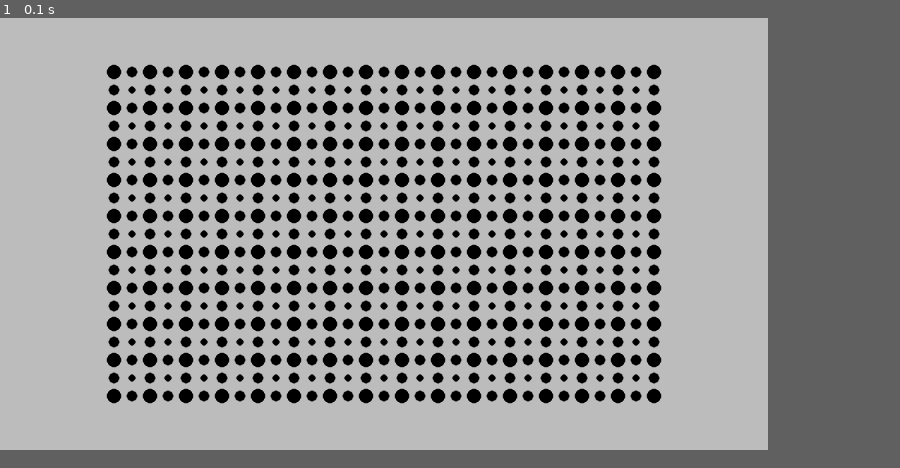
Above: before the commit, frame 1.
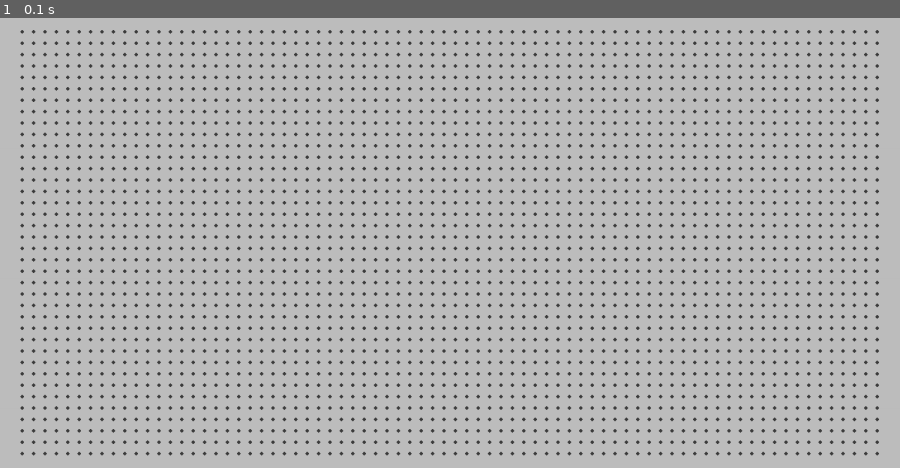
Above: after the commit, the same moment.

Repository: killermelon1458/DotsAndBoxes
Game: pygame game, started from DotsAndBoxes.py
The game is run twice, just before and just after one commit, with the same random seed, the same clock (stepped at 60 frames per second) and the same inputs.
Inputs:
- Up to frame 1 (0.1 s): no input
In our replay, the window is 768x432 before the commit and 900x450 after it. These sizes can differ from the game's own. Grey fills any space a smaller window leaves; there, only what the larger window draws over its background counts as a difference.

The runs differ from the first frame. In frame 1, 22% of the frame differs, in the area x 2-98%, y 2-98%.

Commit message:
Functional demo of clicking placing a line and boxes being enclosed by the color of the last placed line, not playable yet

Diff:
--- a/DotsAndBoxes.py
+++ b/DotsAndBoxes.py
@@ -4,46 +4,50 @@
 import random
 
 class lineAndHitBox:
-    def __init__(self, box, diamond, orientation):
+    def __init__(self, box,outline, diamond, orientation):
         self.line = box
+        self.outline = outline
         self.hitbox = diamond
         self.orientation = orientation
         if self.hitbox.getOrientation() == None:
             self.hitbox.setOrientation(orientation)
-
-
-
-
-    def lineExists(self):
-        return self.line.exists()
+        self.exists = False
+
+
+    def setExists(self, exists):
+        self.line.setExists(exists)
+        self.outline.setExists(exists)
+        self.exists = True
+
+    def doesExist(self):
+        return self.line.doesExist()
 
     def isin(self,click):
         return self.hitbox.isin(click)
 
     def setColor(self,color):
-        self.line.setColor(color)
+        if self.doesExist():
+            pass
+        else:
+            self.line.setColor(color)
+
+    def getColor(self):
+        return self.line.getColor()
 
     def draw(self, win):
+        self.outline.draw(win)
         self.line.draw(win)
+
 
     def getCenter(self):
         return self.line.getCenter()
     def testDraw(self, win):
         self.line.color =  'black'
-        self.hitbox.color = random.choice(['yellow','red','blue','green','orange','purple'])
-        self.hitbox.draw(win)
+        #color = random.choice(['yellow','red','blue','green','orange','purple','white','tan','brown','teal','lavender'])
+        self.hitbox.draw(win,randomRGB())
         self.line.draw(win)
-def main():
-    pygame.init()
-    width =1280
-    height = 720
-
-    win = pygame.display.set_mode((width,height))
-    numCols = 15
-    numRows = 9
-
-    maxSquares = max(numCols, numRows)
-    minRes =min(width, height)
+
+def calcSpacing(width,height,numCols,numRows):
     resRatio = width/height
     dotsRatio = numCols/numRows
 
@@ -52,23 +56,24 @@
         spacing = round( width/ (numCols + 3))
     elif resRatio >= dotsRatio:
         spacing = round( height/ (numRows + 3))
+    return spacing
+
+def makeDotPoints(width,height,numCols,numRows,spacing):
 
     left = (width - (numCols * spacing)) // 2
     top = (height - (numRows * spacing)) // 2
-    halfSpace = round(spacing/2)
-    clock = pygame.time.Clock()
-    click = (None,None)
-    draw = True
+
     LoDots = [[None for _ in range(numCols + 1)] for _ in range(numRows + 1)]
 
-    LoDia = [[] for _ in range((maxSquares * 2) + 1)]
 
     for row in range(numRows + 1):
         for col in range(numCols + 1):
             x = left + col * spacing
             y = top  + row * spacing
             LoDots[row][col] = (x, y)
-
+    return LoDots
+
+def calcPoints(LoDots,numCols,numRows):
     LoXMids = [[None for _ in range(numCols)] for _ in range(numRows + 1)]
 
     for row in range(numRows + 1):
@@ -95,7 +100,6 @@
             )
             current = LoDots[row][col]
 
-
     LoCenters = [[None for _ in range(numCols)] for _ in range(numRows)]
 
     for row in range(numRows):
@@ -107,41 +111,152 @@
             center_x = (c1[0] + c2[0] + c3[0] + c4[0]) / 4.0
             center_y = (c1[1] + c2[1] + c3[1] + c4[1]) / 4.0
             LoCenters[row][col] = (center_x, center_y)
+    return LoXMids,LoYMids,LoCenters
+
+def createLines(LoPoints,spacing,orient):
+    halfSpace = round(spacing/2)
+    LoLines= []
+    LoOutlines = []
+    for i in range(len(LoPoints)):
+        row = []
+        outRow = []
+        for j in range(len(LoPoints[i])):
+            dia =diamond.init_center(LoPoints[i][j],spacing-2)
+            dia.setOrientation(orient)
+            if orient == 'level':
+                line = box((LoPoints[i][j][0],LoPoints[i][j][1]),spacing,.15*spacing)
+                outline = box((LoPoints[i][j][0],LoPoints[i][j][1]),spacing,.15*spacing+2)
+                outline.setColor('black')
+            elif orient == 'plumb':
+                line = box((LoPoints[i][j][0],LoPoints[i][j][1]),.15*spacing,spacing)
+                outline = box((LoPoints[i][j][0],LoPoints[i][j][1]),.15*spacing+2,spacing)
+                outline.setColor('black')
+            else:
+                raise ValueError("orient needs to be 'level' or 'plumb'")
+            stick = lineAndHitBox(line,outline,dia,orient)
+
+            row.append(stick)
+
+        LoLines.append(row)
+
+    return LoLines
+def createBoxes(LoCenters,spacing):
+    LoSquares =[]
+    for i in range(len(LoCenters)):
+        row =[]
+        for j in range(len(LoCenters[i])):
+            row.append(box(LoCenters[i][j],spacing,spacing))
+        LoSquares.append(row)
+    return LoSquares
+
+def randomRGB():
+    r= random.choice(range(255))
+    g= random.choice(range(255))
+    b= random.choice(range(255))
+    return (r,g,b)
+
+def drawDots(LoDots,win,spacing):
+    for i in range(len(LoDots)):
+        for j in range(len(LoDots[i])):
+            x = LoDots[i][j][0]
+            y = LoDots[i][j][1]
+            pygame.draw.circle(win, 'black', (x,y), int(.2*spacing), 0)
+    for i in range(len(LoDots)):
+        for j in range(len(LoDots[i])):
+            x = LoDots[i][j][0]
+            y = LoDots[i][j][1]
+            pygame.draw.circle(win, (61, 61, 61), (x,y), int(.179*spacing), 0)
+
+def cliclStick(LoSticks,click,color):
+    for i in range(len(LoSticks)):
+        for j in range(len(LoSticks[i])):
+            if LoSticks[i][j].isin(click):
+                LoSticks[i][j].setColor(color)
+                LoSticks[i][j].setExists(True)
+
+def drawSticks(LoSticks,win):
+    for i in range(len(LoSticks)):
+        for j in range(len(LoSticks[i])):
+            if LoSticks[i][j].doesExist():
+                LoSticks[i][j].draw(win)
+
+def checkBoxEnclosed(LoLevelSticks,LoPlumbSticks,LoSquares,turn):
+    for row in range(len(LoSquares)):
+        for col in range(len(LoSquares[row])):
+            if not LoSquares[row][col].doesExist():
+                if LoLevelSticks[row][col].doesExist() and LoLevelSticks[row+1][col].doesExist()\
+                and LoPlumbSticks[row][col].doesExist() and LoPlumbSticks[row][col+1].doesExist():
+                    LoSquares[row][col].setExists(True)
+                    #if turn == LoLevelSticks[row][col].getColor() or turn == LoLevelSticks[row+1][col].getColor()\
+                    #or turn == LoPlumbSticks[row][col].getColor() or turn == LoPlumbSticks[row][col+1].getColor():
+                    LoSquares[row][col].setColor(turn)
+
+def drawSquares(LoSquares,win):
+    for row in range(len(LoSquares)):
+        for col in range(len(LoSquares[row])):
+            if LoSquares[row][col].doesExist():
+                LoSquares[row][col].draw(win)
+
+
+
+def main():
+
+    width =1500
+    height = 750
+
+    numCols = 75
+    numRows = 37
+    spacing = calcSpacing(width,height,numCols,numRows)
+    LoDots = makeDotPoints(width,height,numCols,numRows,spacing)
+    [LoXMids,LoYMids,LoCenters] =calcPoints(LoDots,numCols,numRows)
+    LoLevelSticks = createLines(LoXMids,spacing,'level')
+    LoPlumbSticks = createLines(LoYMids,spacing,'plumb')
+    LoSquares = createBoxes(LoCenters,spacing)
+
+    pygame.init()
+    win = pygame.display.set_mode((width,height))
+    clock = pygame.time.Clock()
+    click = (0,0)
     running = True
+
+    draw = True
     while running:
         for event in pygame.event.get():
             if event.type == pygame.QUIT:
                 running = False
+
             elif event.type == pygame.MOUSEBUTTONDOWN:
                 draw = True
                 click = event.pos
             elif event.type == pygame.MOUSEBUTTONUP:
-                click = (None,None)
-            win.fill('grey')
+                draw = False
+                click = (0,0)
+
+
+
             if draw:
-                for i in range(len(LoDots)):
-                    for j in range(len(LoDots[i])):
-                        x = LoDots[i][j][0]
-                        y = LoDots[i][j][1]
-                        pygame.draw.circle(win, 'black', (x,y), int(.2*spacing), 0)
-                for i in range(len(LoXMids)):
-                    for j in range(len(LoXMids[i])):
-                        x = LoXMids[i][j][0]
-                        y = LoXMids[i][j][1]
-                        pygame.draw.circle(win, 'black', (x,y), int(.15*spacing), 0)
-                for i in range(len(LoYMids)):
-                    for j in range(len(LoYMids[i])):
-                        x = LoYMids[i][j][0]
-                        y = LoYMids[i][j][1]
-                        pygame.draw.circle(win, 'black', (x,y), int(.15*spacing), 0)
-                for i in range(len(LoCenters)):
-                    for j in range(len(LoCenters[i])):
-                        x = LoCenters[i][j][0]
-                        y = LoCenters[i][j][1]
-                        pygame.draw.circle(win, 'black', (x,y), int(.1*spacing), 0)
+                win.fill('grey')
+                """
+                for i in range(len(LoSquares)):
+                    for j in range(len(LoSquares[i])):
+                        #color = random.choice(['yellow','red','blue','green','orange','purple','white','tan','brown','teal','lavender'])
+                        color = 'blue'
+                        LoSquares[i][j].setColor(color)
+                        LoSquares[i][j].draw(win)
+                """
+                ranColor = randomRGB()
+                cliclStick(LoLevelSticks,click,ranColor)
+                cliclStick(LoPlumbSticks,click,ranColor)
+                checkBoxEnclosed(LoLevelSticks,LoPlumbSticks,LoSquares,ranColor)
+                drawSquares(LoSquares,win)
+
+                drawSticks(LoLevelSticks,win)
+                drawSticks(LoPlumbSticks,win)
+                drawDots(LoDots,win,spacing)
+
 
             pygame.display.flip()
-            clock.tick(10)
+            clock.tick(60)
 
     pygame.quit()
 
--- a/box.py
+++ b/box.py
@@ -1,24 +1,32 @@
 import pygame
 
 class box:
-    def __inti__(self, center,width,height, color='grey',outline=0,exists =False,):
+    def __init__(self, center,width,height, color='grey',outline=0,exists =False,):
         self.center = center
         self.width = width
         self.height = height
         self.color = color
         self.outline = outline
         self.exists = exists
+        self.drawX = self.center[0] - self.width/2+1
+        self.drawY = self.center[1] - self.height/2+1
 
     def draw(self, win):
-        pygame.draw.rect(win,self.color,(self.x,self.y, self.width,self.height),self.outline)
+        pygame.draw.rect(win,self.color,(self.drawX,self.drawY, self.width,self.height),self.outline)
 
     def getCenter(self):
         return self.center
 
-    def exists(self):
+    def doesExist(self):
         return self.exists
 
-    def color(self):
+    def setExists(self,exists):
+        if exists:
+            self.exists = exists
+        else:
+            self.exists = False
+
+    def getColor(self):
         return self.color
 
     def isin(self, point):
@@ -28,8 +36,7 @@
             return True
         return False
 
-    def exists(self):
-        return self.exists
+
 
     def setColor(self, color):
         self.color = color
--- a/diamond.py
+++ b/diamond.py
@@ -95,10 +95,10 @@
         return self.center
 
     def setOrientation(self,orientation):
-        if orientation != 'level' or orientation != 'plumb':
+        if orientation == 'level' or orientation == 'plumb':
+            self.orientation = orientation
+        else:
             raise ValueError("orientation must be level or plumb")
-        self.orientation = orientation
-
     def getOrientation(self):
         #if self.orientation != None:
             return self.orientation
--- a/testing2.py
+++ b/testing2.py
@@ -69,3 +69,13 @@
 
 for i in range(LoDots):
     for j in range(LoDots[i]):
+
+LoPlumbSticks = []
+
+for i in range(len(LoPlumbSticks)):
+                    for j in range(len(LoPlumbSticks[i])):
+                        if LoPlumbSticks[i][j].isin(click):
+                            LoPlumbSticks[i][j].setColor('green')
+                            LoPlumbSticks[i][j].setExists(True)
+                        if LoPlumbSticks[i][j].doesExist():
+                            LoPlumbSticks[i][j].draw(win)
